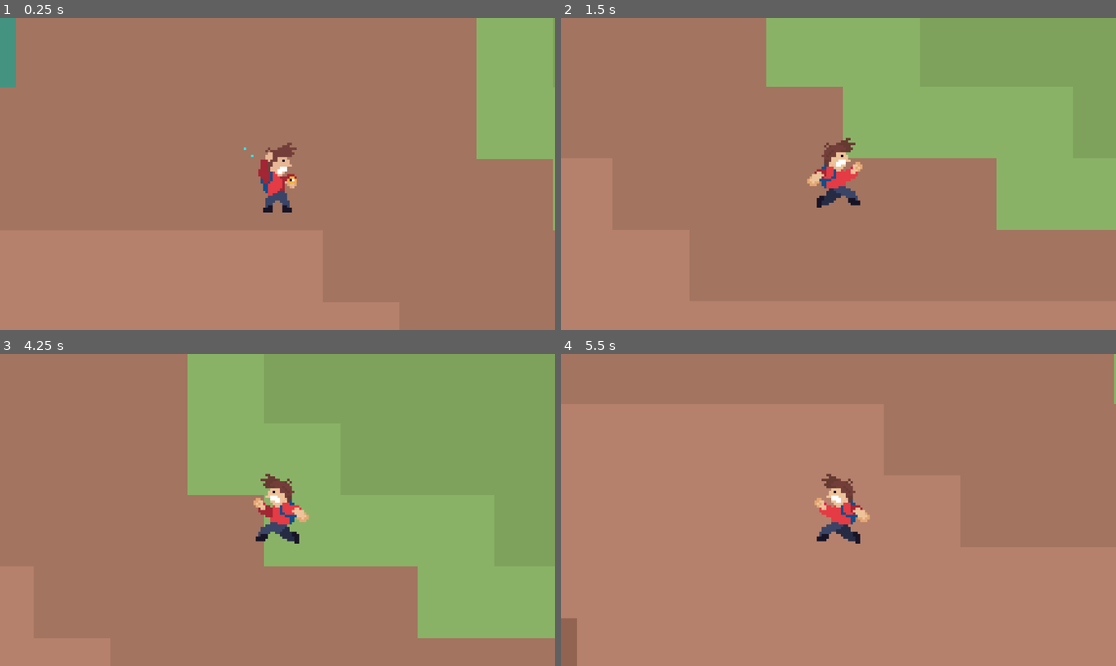
Above: before the commit, frames 1-4 (two rows, left to right).
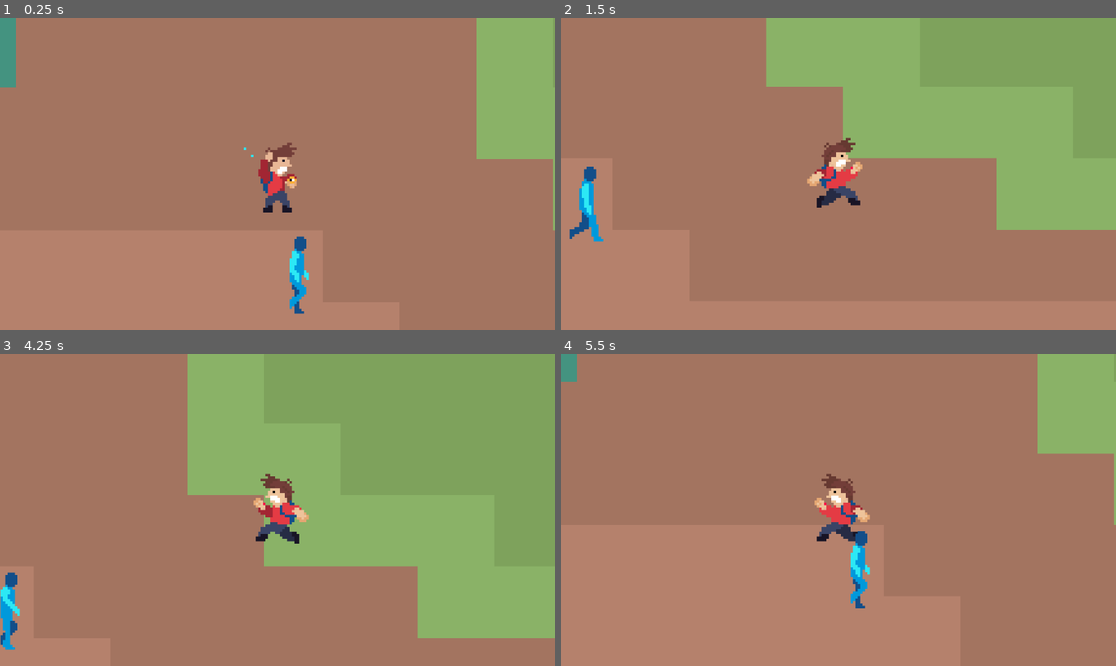
Above: after the commit, the same moments.

Repository: kaojb-bass/UWAGameJam2
Game: Godot game, scene res://Scenes/game.tscn
The game is run twice, just before and just after one commit, with the same random seed, the same clock (stepped at 60 frames per second) and the same inputs. This scene is started directly instead of the project's main scene. The engine's default icon, where the game draws it, is replaced by a stand-in: a white triangle on a blue panel in a dark square.
Inputs:
- Up to frame 1 (0.25 s): no input
- Up to frame 2 (1.5 s): hold D (Right) 0.53-1.28 s; hold S (Down) from 1.28 s (still down)
- Up to frame 3 (4.25 s): release S (Down) at 2.03 s; hold D (Right) 2.03-2.78 s; hold W (Up) 2.78-3.53 s; hold A (Left) from 3.53 s (still down)
- Up to frame 4 (5.5 s): release A (Left) at 5.03 s; hold S (Down) from 5.03 s (still down)

The runs differ from the first frame. In frame 1, 0.5% of the frame differs, in the area x 52-56%, y 69-95%; in frame 2, 0.6%; in frame 3, 0.6%; in frame 4, 5.8%, in the area x 0-100%, y 0-100%.

Commit message:
added npc template

Diff:
--- a/Scenes/game.tscn
+++ b/Scenes/game.tscn
@@ -1,7 +1,8 @@
-[gd_scene load_steps=3 format=3 uid="uid://dpdrqi22n35mn"]
+[gd_scene load_steps=4 format=3 uid="uid://dpdrqi22n35mn"]
 
 [ext_resource type="PackedScene" uid="uid://cfxislu0imur8" path="res://Scenes/player.tscn" id="1_ebmjs"]
 [ext_resource type="Texture2D" uid="uid://6psrxrtvolu7" path="res://Assets/minimap.png" id="1_qxrlw"]
+[ext_resource type="PackedScene" uid="uid://d04dw73armee0" path="res://Scenes/npc.tscn" id="3_wrm1d"]
 
 [node name="Game" type="Node2D"]
 
@@ -14,3 +15,6 @@
 
 [node name="Camera2D" type="Camera2D" parent="player"]
 zoom = Vector2(5, 5)
+
+[node name="NPC" parent="." instance=ExtResource("3_wrm1d")]
+position = Vector2(9, 42)
--- /dev/null
+++ b/Scenes/npc.tscn
@@ -0,0 +1,74 @@
+[gd_scene load_steps=11 format=3 uid="uid://d04dw73armee0"]
+
+[ext_resource type="Texture2D" uid="uid://lsdnmmqm5pis" path="res://Assets/npc walk.png" id="1_acqhf"]
+
+[sub_resource type="RectangleShape2D" id="RectangleShape2D_b0k6i"]
+
+[sub_resource type="AtlasTexture" id="AtlasTexture_acqhf"]
+atlas = ExtResource("1_acqhf")
+region = Rect2(0, 0, 32, 32)
+
+[sub_resource type="AtlasTexture" id="AtlasTexture_xxsvc"]
+atlas = ExtResource("1_acqhf")
+region = Rect2(160, 0, 32, 32)
+
+[sub_resource type="AtlasTexture" id="AtlasTexture_g6unj"]
+atlas = ExtResource("1_acqhf")
+region = Rect2(320, 0, 32, 32)
+
+[sub_resource type="AtlasTexture" id="AtlasTexture_h1ryf"]
+atlas = ExtResource("1_acqhf")
+region = Rect2(480, 0, 32, 32)
+
+[sub_resource type="AtlasTexture" id="AtlasTexture_1ig1v"]
+atlas = ExtResource("1_acqhf")
+region = Rect2(640, 0, 32, 32)
+
+[sub_resource type="AtlasTexture" id="AtlasTexture_6atyd"]
+atlas = ExtResource("1_acqhf")
+region = Rect2(800, 0, 32, 32)
+
+[sub_resource type="AtlasTexture" id="AtlasTexture_2xkex"]
+atlas = ExtResource("1_acqhf")
+region = Rect2(960, 0, 32, 32)
+
+[sub_resource type="SpriteFrames" id="SpriteFrames_a6nw3"]
+animations = [{
+"frames": [{
+"duration": 1.0,
+"texture": SubResource("AtlasTexture_acqhf")
+}, {
+"duration": 1.0,
+"texture": SubResource("AtlasTexture_xxsvc")
+}, {
+"duration": 1.0,
+"texture": SubResource("AtlasTexture_g6unj")
+}, {
+"duration": 1.0,
+"texture": SubResource("AtlasTexture_h1ryf")
+}, {
+"duration": 1.0,
+"texture": SubResource("AtlasTexture_1ig1v")
+}, {
+"duration": 1.0,
+"texture": SubResource("AtlasTexture_6atyd")
+}, {
+"duration": 1.0,
+"texture": SubResource("AtlasTexture_2xkex")
+}],
+"loop": true,
+"name": &"default",
+"speed": 8.0
+}]
+
+[node name="NPC" type="Node2D"]
+
+[node name="CharacterBody2D" type="CharacterBody2D" parent="."]
+
+[node name="CollisionShape2D" type="CollisionShape2D" parent="CharacterBody2D"]
+shape = SubResource("RectangleShape2D_b0k6i")
+
+[node name="AnimatedSprite2D" type="AnimatedSprite2D" parent="CharacterBody2D"]
+sprite_frames = SubResource("SpriteFrames_a6nw3")
+autoplay = "default"
+frame_progress = 0.38098767
Binary file added: Assets/npc walk.png
Not shown, added: Assets/npc walk.png.import
